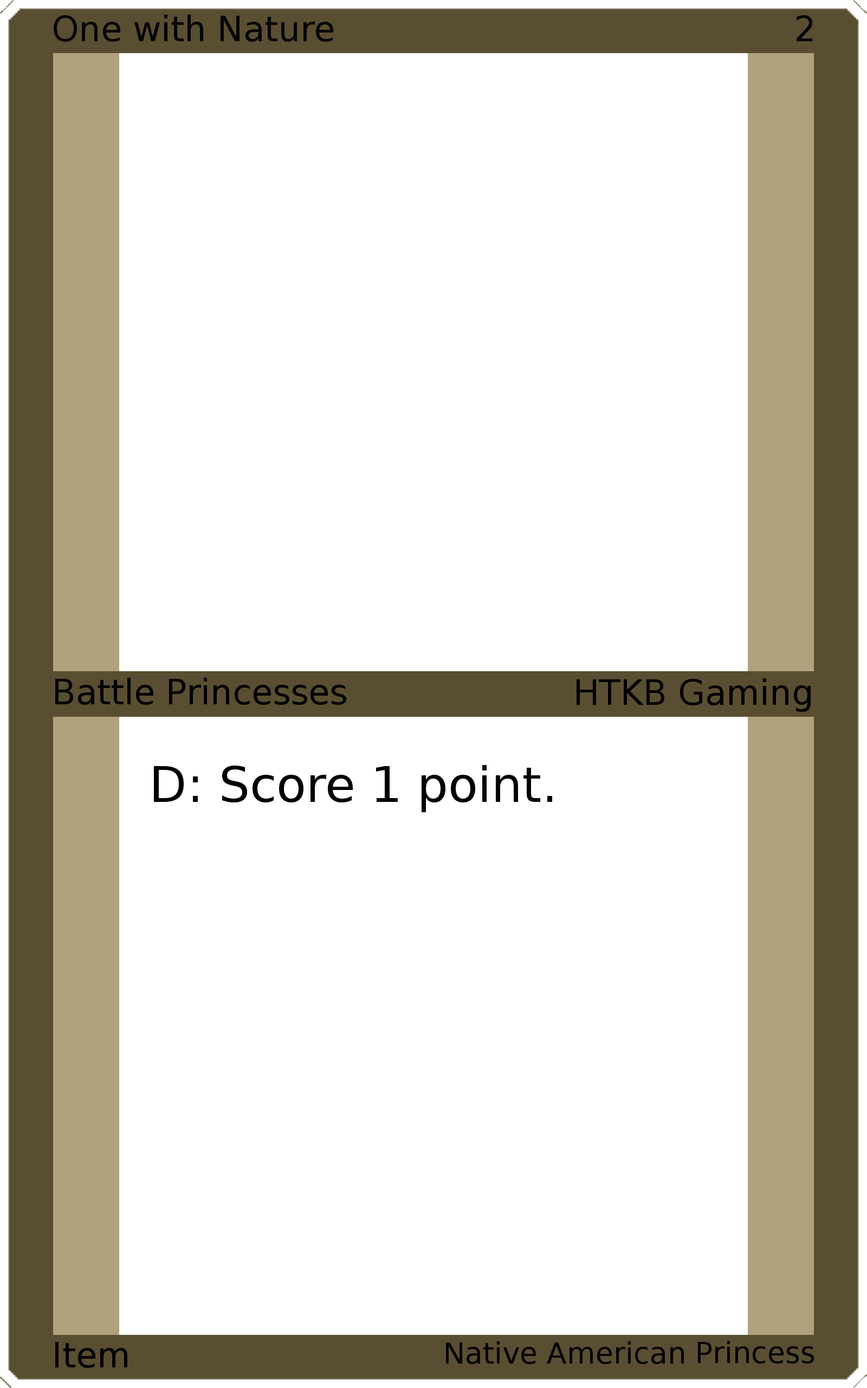
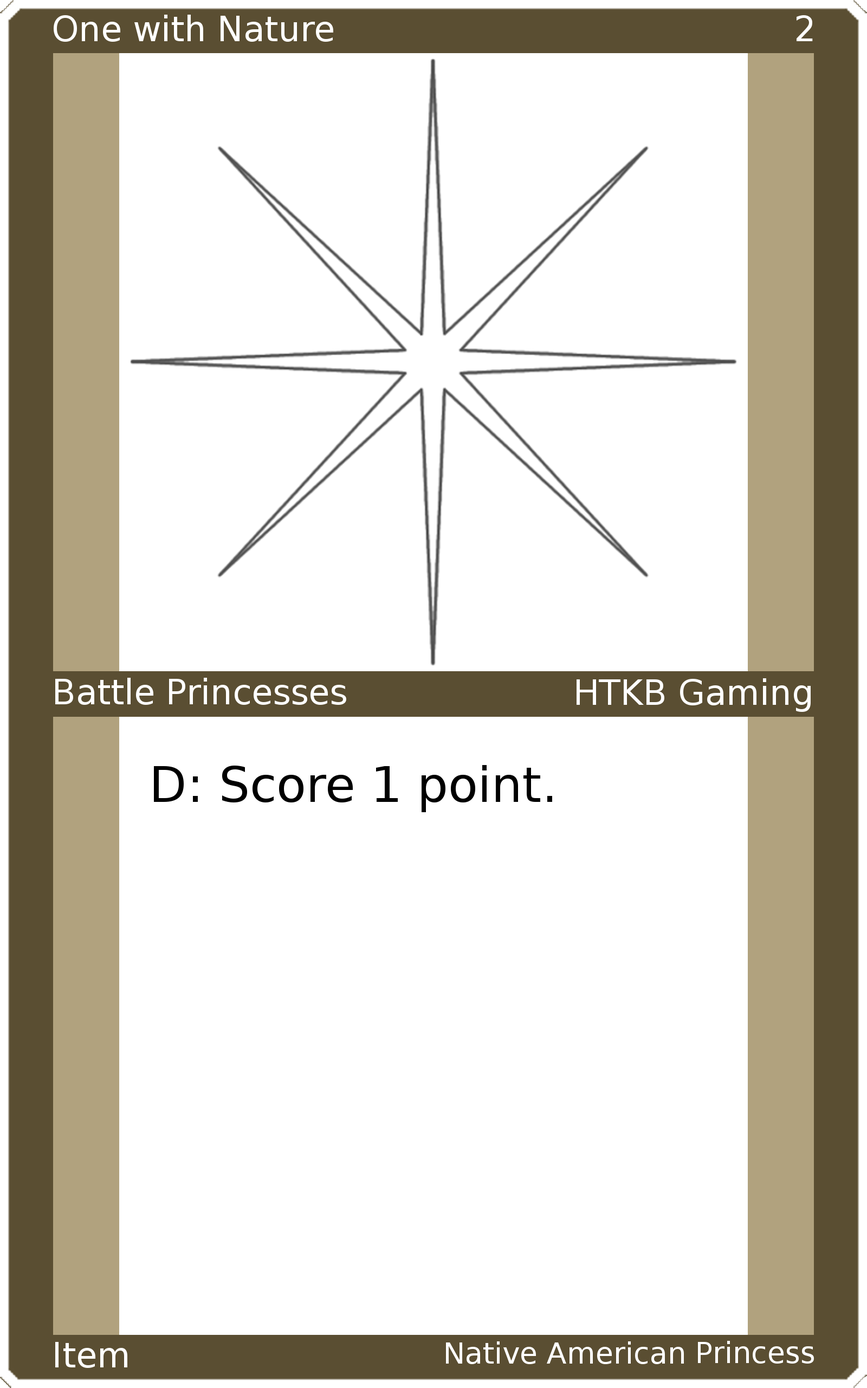
Layers edited between the first and the second 867px x 1388px image:
painted on "Upper Left" over (53, 14, 334, 42)
painted on "Upper Right" over (796, 15, 814, 42)
painted on "Mid Left" over (55, 677, 347, 705)
painted on "Mid Right" over (576, 678, 811, 712)
painted on "Item" over (55, 1341, 128, 1368)
painted on "Bottom Right" over (446, 1340, 815, 1364)
added layer "Art" above "Top Background" over (129, 57, 738, 666)
